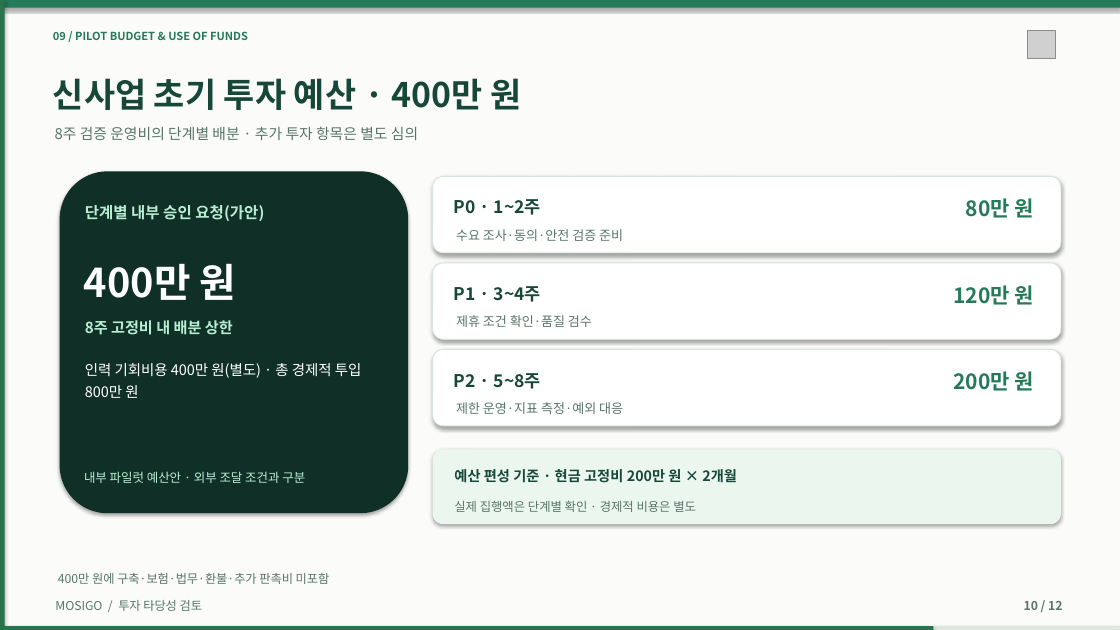
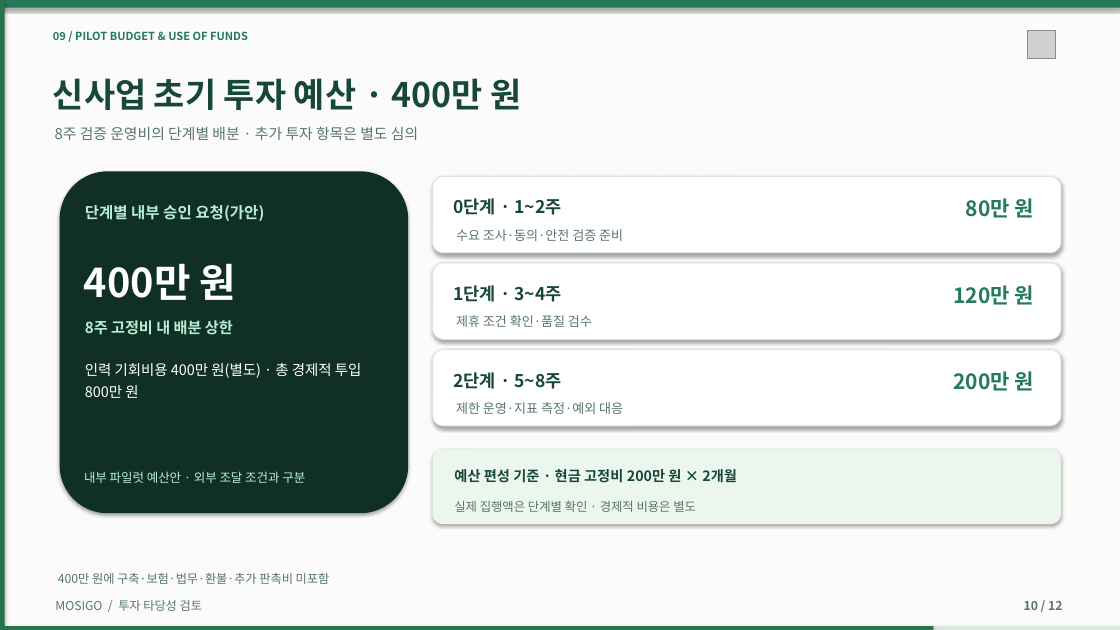
Before and after one commit to dohyunkimmm/mosigo-case-study, a slide deck: slide 10 of downloads/MOSIGO_IR_Investment_Review_12slides.pptx. Drawn at 1120x630 pixels with LibreOffice and Linux fonts; fonts in the diff are those of the drawing; grey boxes stand for pictures. Boxes give left, top, right and bottom in pixels: in the first picture for what was removed or moved away, otherwise in the second. Text is boxed around its words. In the diff, an @@ line names an element or a change of style, - is before the commit and + after.

```diff
--- a/downloads/MOSIGO_IR_Investment_Review_12slides.pptx
+++ b/downloads/MOSIGO_IR_Investment_Review_12slides.pptx
@@ text at (x1=454, y1=198, x2=561, y2=215): text changed @@
-P0 · 1~2주
+0단계 · 1~2주
@@ text at (x1=454, y1=285, x2=561, y2=302): text changed @@
-P1 · 3~4주
+1단계 · 3~4주
@@ text at (x1=454, y1=372, x2=561, y2=389): text changed @@
-P2 · 5~8주
+2단계 · 5~8주
```
Also in this commit, not shown: 3 other slides changed, 9 other files.
